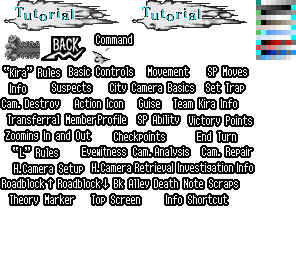
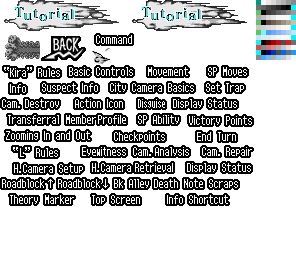
Layers edited between the first and the second 296 × 256 image:
hid "Layer 8" over [139, 99, 160, 108]
showed "Layer 7" over [138, 99, 165, 108]
painted on "Layer 6" over [42, 83, 253, 204]
